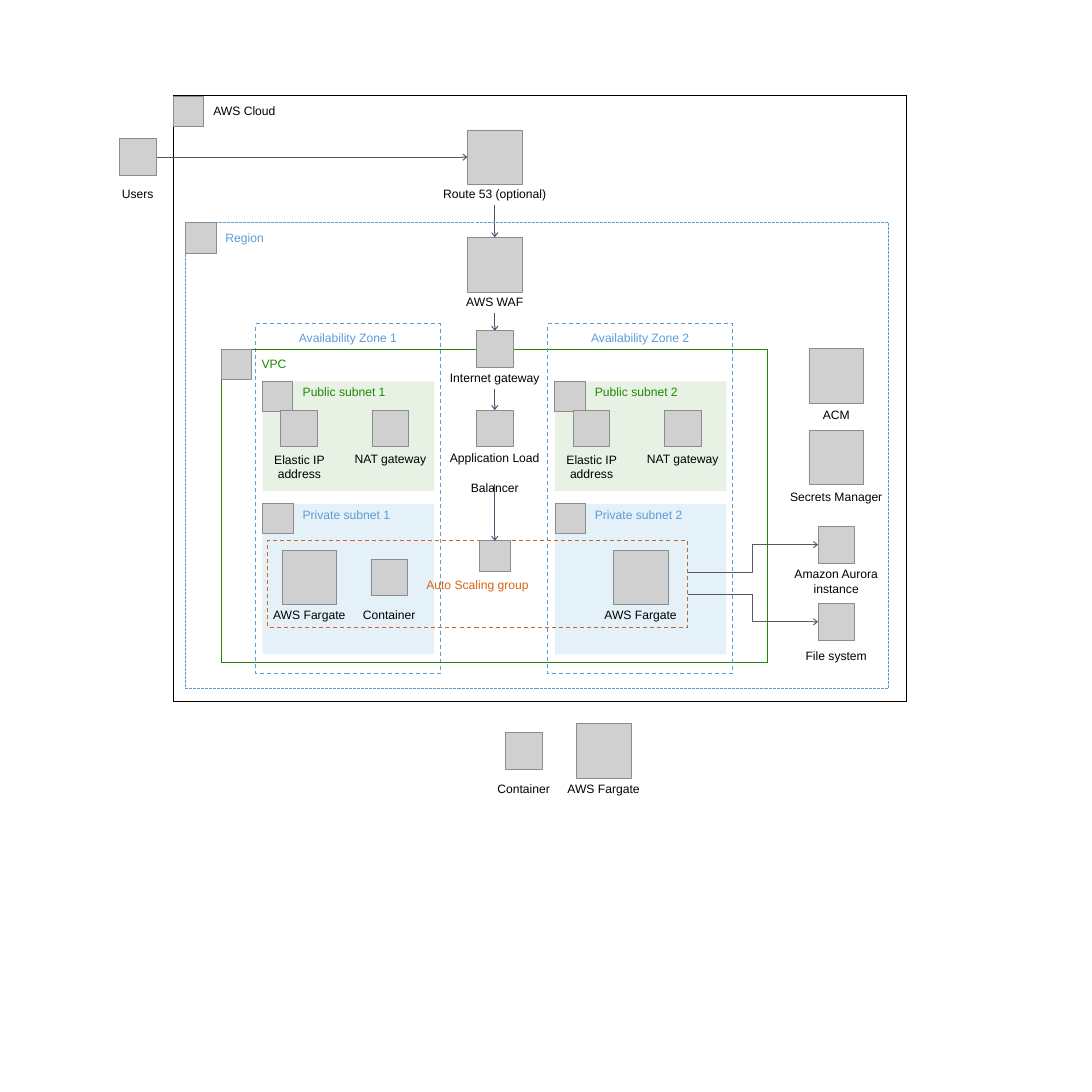
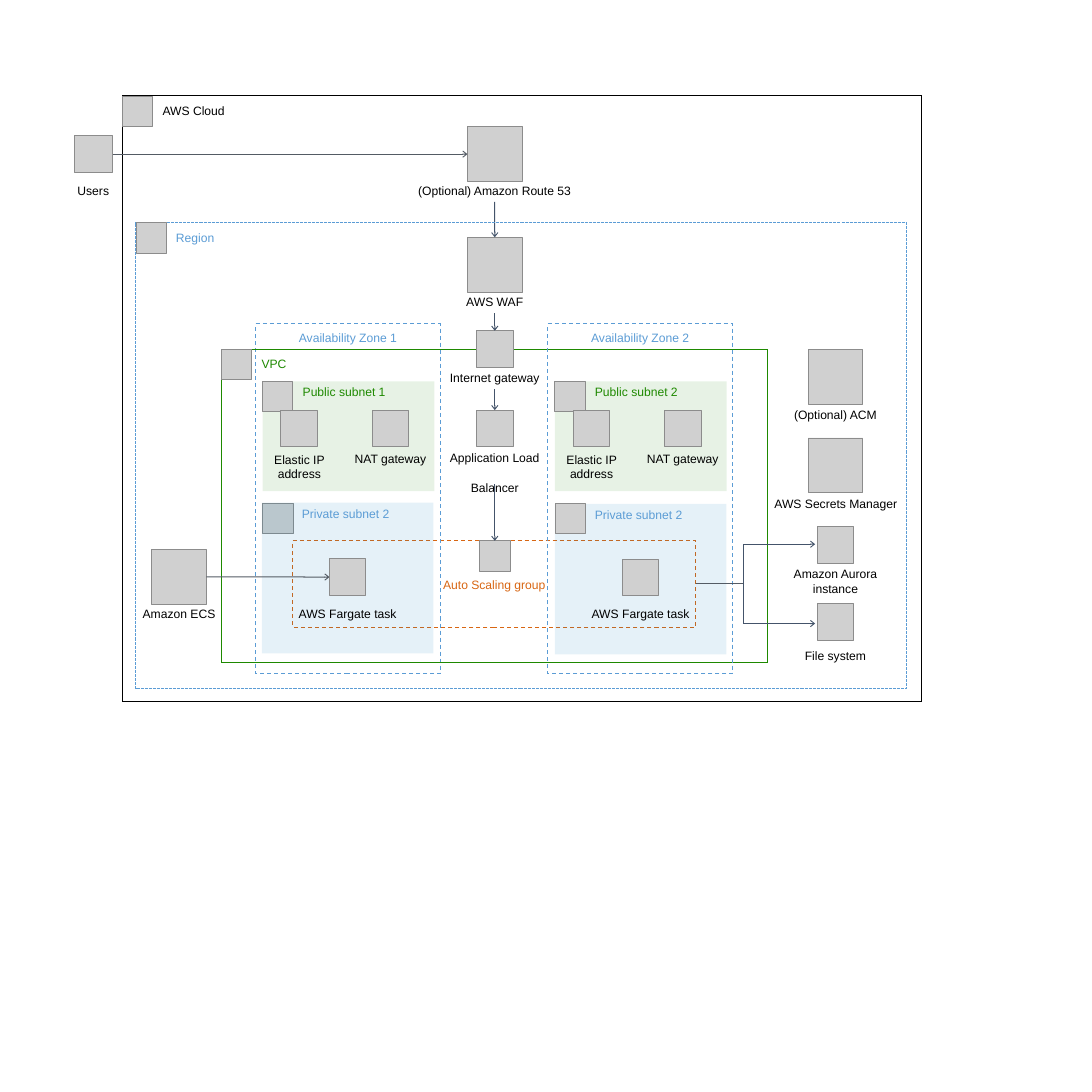
Before and after one commit to aws-quickstart/quickstart-sudo-consultants-serverless-wordpress, a slide deck: slide 3 of docs/deployment_guide/images/architecture-diagram-sudo-serverless-wordpress.pptx (slide 6 before the commit). Drawn at 1092x1092 pixels with LibreOffice and Linux fonts; fonts in the diff are those of the drawing; grey boxes stand for pictures. Boxes give left, top, right and bottom in pixels: in the first picture for what was removed or moved away, otherwise in the second. Text is boxed around its words. In the diff, an @@ line names an element or a change of style, - is before the commit and + after.

```diff
--- a/docs/deployment_guide/images/architecture-diagram-sudo-serverless-wordpress.pptx
+++ b/docs/deployment_guide/images/architecture-diagram-sudo-serverless-wordpress.pptx
@@ rectangle "AWS Cloud": place and size @@
-rectangle "AWS Cloud" at <box>173,96,906,702</box>
+rectangle "AWS Cloud" at <box>122,96,921,702</box>
@@ picture: place and size @@
-picture at <box>173,96,204,127</box>
+picture at <box>122,96,153,127</box>
@@ picture: place and size @@
-picture at <box>119,138,157,175</box>
+picture at <box>74,135,111,173</box>
@@ arrow moved from (157, 157) - (467, 157) to (112, 154) - (467, 154) @@
@@ text "Users": place and size @@
-text "Users" at <box>122,189,154,198</box>
+text "Users" at <box>77,186,109,195</box>
@@ text at <box>418,186,570,198</box>: text changed @@
-Route 53 (optional)
+(Optional) Amazon Route 53
@@ arrow moved from (495, 237) - (495, 205) to (495, 237) - (494, 202) @@
@@ rectangle "Region": place and size @@
-rectangle "Region" at <box>186,223,888,689</box>
+rectangle "Region" at <box>136,223,907,689</box>
@@ picture: place and size @@
-picture at <box>186,223,216,253</box>
+picture at <box>136,223,167,253</box>
@@ text at <box>794,410,877,422</box>: text changed @@
-ACM
+(Optional) ACM
@@ picture: place and size @@
-picture at <box>809,430,863,485</box>
+picture at <box>808,438,863,493</box>
@@ text in rectangle at <box>302,509,390,518</box>: text changed @@
-Private subnet 1
+Private subnet 2
@@ text at <box>774,499,897,511</box>: text changed @@
-Secrets Manager
+AWS Secrets Manager
@@ picture added at <box>151,550,206,604</box> @@
@@ picture removed at <box>282,550,336,605</box> @@
@@ rectangle "Auto Scaling group": place and size @@
-rectangle "Auto Scaling group" at <box>268,541,688,628</box>
+rectangle "Auto Scaling group" at <box>293,541,696,628</box>
@@ picture added at <box>330,559,366,596</box> @@
@@ picture removed at <box>371,559,408,596</box> @@
@@ picture removed at <box>614,550,668,605</box> @@
@@ picture added at <box>622,559,658,596</box> @@
@@ elbow arrow removed from (687, 572) to (818, 545) @@
@@ freeform shape added at <box>743,545,815,624</box>, outline #44546A 1 pt @@
@@ arrow added from (206, 577) to (330, 577), #545B64 1 pt @@
@@ elbow arrow removed from (687, 594) to (818, 622) @@
@@ line added from (696, 584) to (743, 584), #545B64 1 pt @@
@@ text added at <box>143,609,215,618</box>, 12 pt, text #000000 @@
+Amazon ECS
@@ text at <box>299,609,396,621</box>: text changed @@
-AWS Fargate
+AWS Fargate task
@@ text removed at <box>363,610,415,619</box> @@
-Container
@@ text at <box>592,609,689,621</box>: text changed @@
-AWS Fargate
+AWS Fargate task
@@ group removed at <box>497,724,640,796</box>: 2 pictures, 2 texts @@
-AWS Fargate
-Container
```
Also in this commit, not shown: 3 slides removed, 10 other files.
